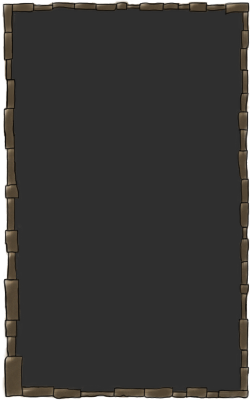
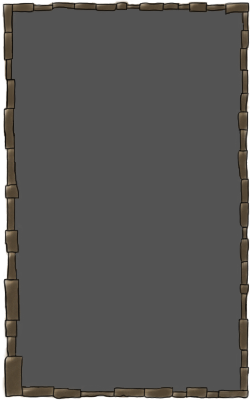
The second w=250, h=400 image is a revision of the first. Changes to its layers:
"Ebene 2": opacity 97% → 80% over [11, 8, 244, 393]
removed layer "Ebene 1" over [11, 8, 244, 393]
